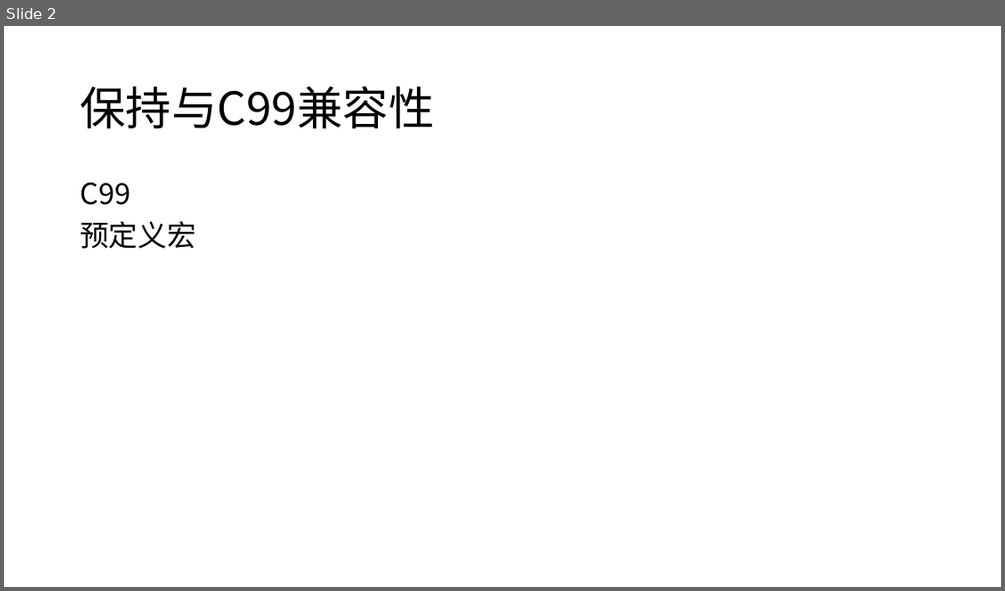
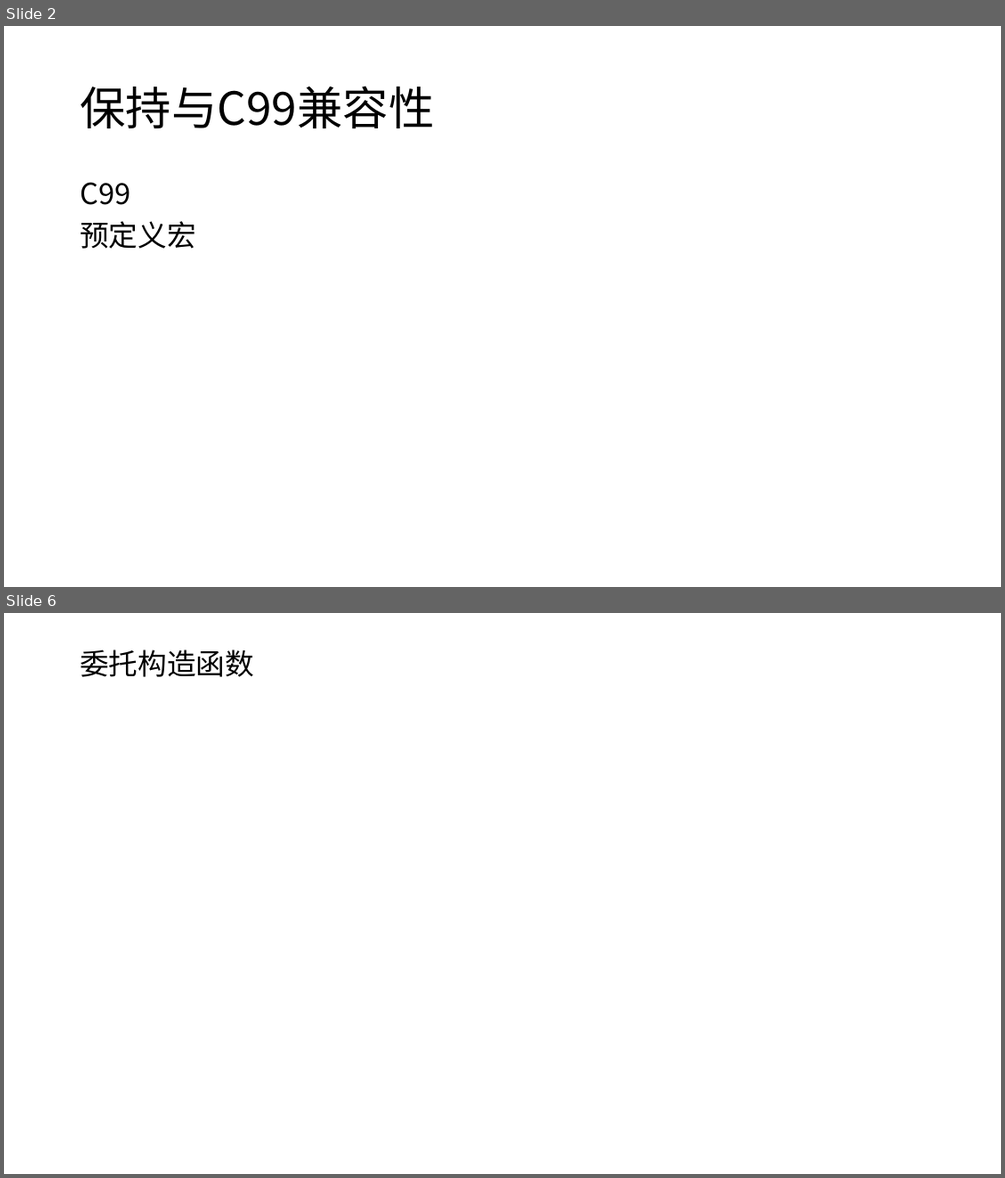
Before and after one commit to Mr-WangJin/cpp11, a slide deck: c++11.pptx. Shown one above the other, each under a label of ours: slide 2 before the commit, slides 2 and 6 after it; the slides between them are not shown. The pictures are 1005x591 and 1005x1178 pixels, drawn with LibreOffice and Linux fonts; fonts in the diff are those of the drawing. Boxes give left, top, right and bottom in pixels: in the first picture for what was removed or moved away, otherwise in the second. Text is boxed around its words. In the diff, an @@ line names an element or a change of style, - is before the commit and + after.

```diff
--- a/c++11.pptx
+++ b/c++11.pptx
@@ slide 6 added at (4,613,1001,1174), background #FFFFFF @@
@@ text added at (80,649,254,677), 28 pt, text #000000 @@
+委托构造函数
```
Also in this commit, not shown: 3 other slides added, 1 slide removed, 6 other files.
